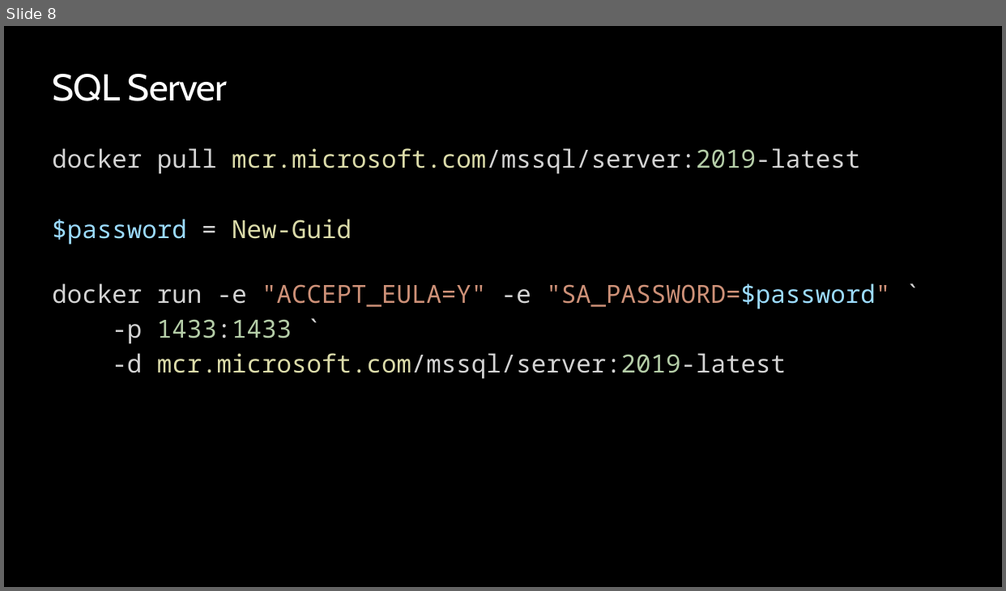
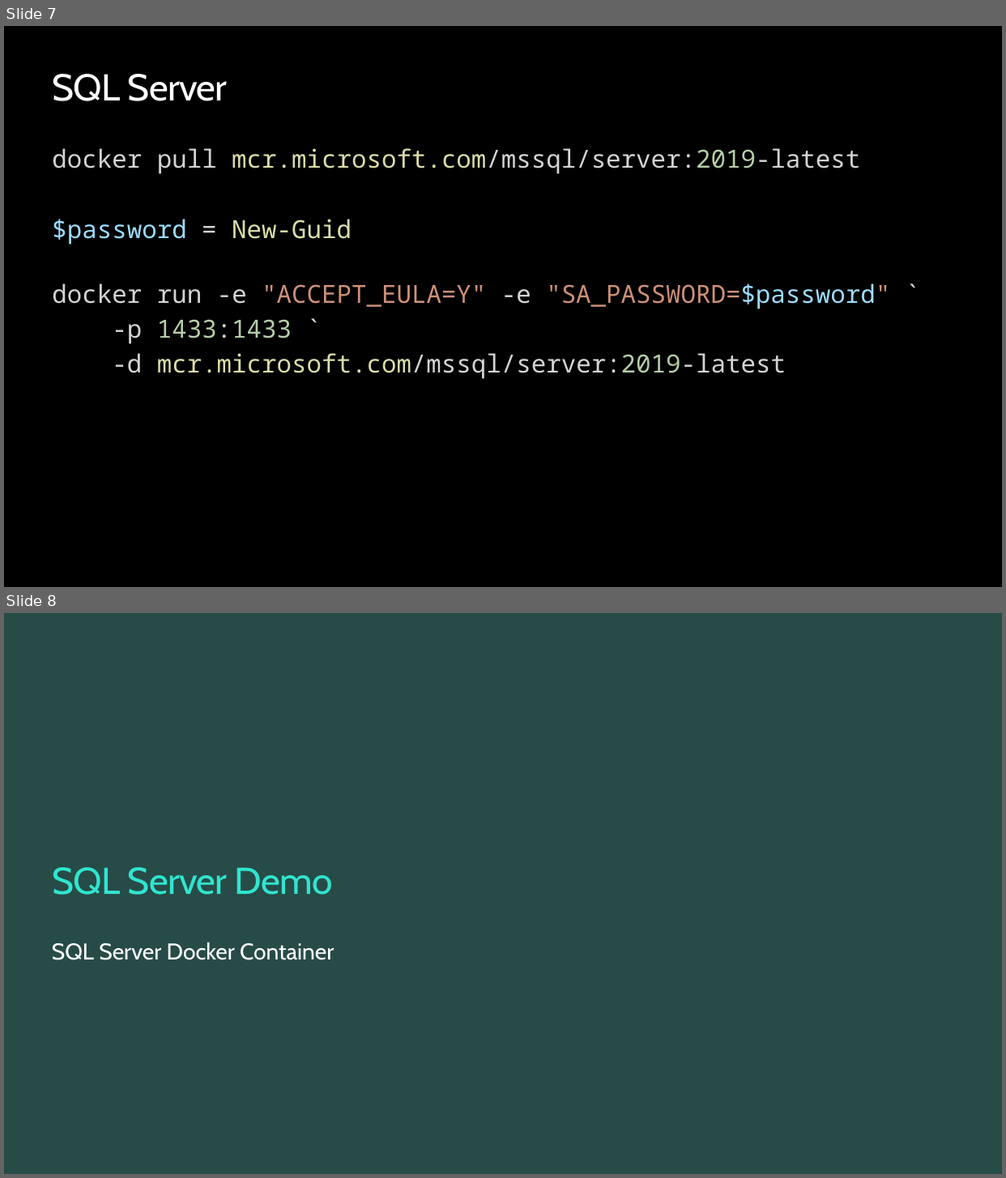
Before and after one commit to ondfisk/BDSA2020, a slide deck: Slides/Lecture04 - Data Access and Entity Framework Core.pptx. Shown one above the other, each under a label of ours: slide 8 before the commit, slides 7 and 8 after it. The pictures are 1006x591 and 1006x1178 pixels, drawn with LibreOffice and Linux fonts; fonts in the diff are those of the drawing; background and template pictures are left out. Boxes give left, top, right and bottom in pixels: in the first picture for what was removed or moved away, otherwise in the second. Text is boxed around its words. In the diff, an @@ line names an element or a change of style, - is before the commit and + after.

```diff
--- a/Slides/Lecture04 - Data Access and Entity Framework Core.pptx
+++ b/Slides/Lecture04 - Data Access and Entity Framework Core.pptx
@@ slide 8 added at (4,613,1002,1174), background #274B47 @@
@@ title added at (52,867,333,895), 36 pt, text #30E5D0 @@
+SQL Server Demo
@@ text added at (52,943,334,960), 22 pt, text #FFFFFF @@
+SQL Server Docker Container
@@ what was slide 8 is now slide 7 @@
```
Also in this commit, not shown: 1 slide changed, 4 other slides added, 2 slides removed, 12 other files.
